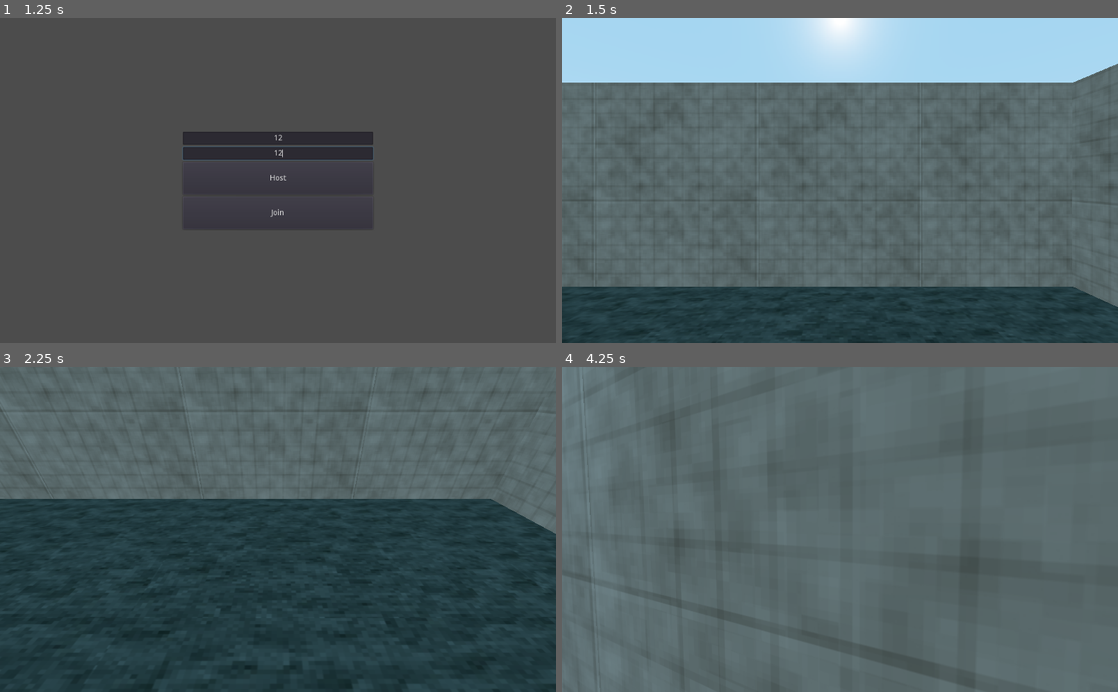
Above: before the commit, frames 1-4 (two rows, left to right).
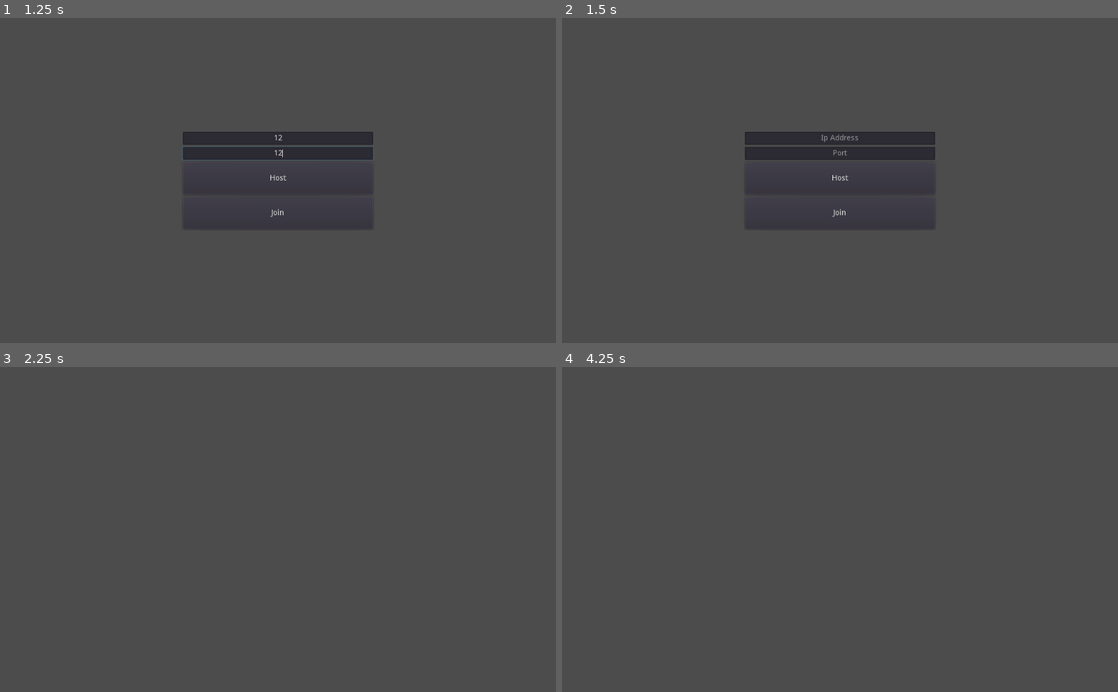
Above: after the commit, the same moments.

Repository: Xwilarg/EscapeTheCrunch
Game: Godot game, scene res://Resources/Scenes/FPSController.tscn
Two runs of this game, one before a commit and one after it. Both use one fixed random seed, a clock stepped at 60 frames per second and the inputs below.
Inputs (mouse positions are in pixels of both pictures, inside the frame that each line leads up to):
- Up to frame 1 (1.25 s): click (278, 138) at 0.52 s; type "12" at 0.6 s; click (278, 154) at 0.75 s; type "12" at 0.83 s
- Up to frame 2 (1.5 s): click "Host" at 1.25 s
- Up to frame 3 (2.25 s): click (278, 562) at 2 s, where only the run after the commit has a clickable "Join"
- Up to frame 4 (4.25 s): tap Enter at 2.75 s; move the mouse to (867, 529) at 2.77 s; hold E (action) 2.78-3.53 s; hold W (move_forward) from 2.78 s (still down); move the mouse to (812, 529) at 3.52 s; tap E (action) at 3.6 s

Frame 1 is identical in both runs. In frame 2, 90% of the frame differs, in the area x 0-100%, y 0-100%; in frame 3, 91%; in frame 4, 85%.

Commit message:
network bug ?

Diff:
--- a/Resources/Network/Network.gd
+++ b/Resources/Network/Network.gd
@@ -36,7 +36,7 @@
 func spawn_boss(nom) -> void:
 	var rng = RandomNumberGenerator.new()
 	rng.randomize()
-	var spawns = get_node("/root/FPSController/Navigation/Spawns").get_children()
+	var spawns = get_node("/root/FPSController/Navigation/Spawns_boss").get_children()
 	var pl = load("res://Resources/Scenes/Boss.tscn")
 	var nb = rng.randi_range(0, spawns.size() - 1)
 	var instance = pl.instance()
@@ -44,16 +44,61 @@
 	instance.translation = spawns[nb].translation;
 	get_node("/root/FPSController/Navigation/").add_child(instance);
 
+remote func show_badge(nom) -> void:
+	var tmp = get_node_or_null("/root/FPSController/Navigation/" + nom);
+	if tmp && tmp != playerID:
+		tmp.badge.show();
+	pass
+
+remote func hide_badge(nom) -> void:
+	var tmp = get_node_or_null("/root/FPSController/Navigation/" + nom);
+	if tmp && tmp != playerID:
+		tmp.badge.hide();
+	pass
+
+remote func take_badge(nom) -> void:
+	if server == null:
+		rpc_id(1, "take_badge", playerID);
+	else:
+		var tmp = get_node_or_null("/root/FPSController/Navigation/Safe");
+		if tmp:
+			tmp.free();
+		rpc("show_badge", nom);
+	pass
+
+func drop_badge(nom) -> void:
+	if server == null:
+		rpc_id(1, "drop_badge", playerID);
+	else:
+		rpc("hide_badge", nom);
+		spawn_badge("Safe");
+	pass
+
+func spawn_badge(nom) -> void:
+	var rng = RandomNumberGenerator.new()
+	rng.randomize()
+	var spawns = get_node("/root/FPSController/Navigation/Spawns_badge").get_children()
+	var pl = load("res://Resources/Scenes/Safe.tscn")
+	var nb = rng.randi_range(0, spawns.size() - 1)
+	var instance = pl.instance()
+	instance.name = nom;
+	instance.translation = spawns[nb].translation;
+	get_node("/root/FPSController/Navigation/").add_child(instance);
+
+func who_is_this(nom):
+	var id = -1;
+	for _x in peers:
+			if str(_x) in nom:
+				id = _x;
+	return id;
+
 func move_entity(nom, pos) -> void:
 	if "Server" in nom || "Boss" in nom:
 		var tmp = get_node_or_null("/root/FPSController/Navigation/" + nom);
 		if tmp:
 			tmp.translation = pos;
 	else:
-		var id = -1;
-		for _x in peers:
-			if str(_x) in nom:
-				id = _x;
+		var id = who_is_this(nom);
 		if id != -1:
 			rpc_id(id, "p_teleport", pos)
 
@@ -70,6 +115,7 @@
 	playerID = "PlayerServer"
 	spawn_player(playerID);
 	spawn_boss("Boss 1");
+	spawn_badge("Safe");
 	var timer = get_node("/root/FPSController/Timer");
 	timer.set_wait_time(0.05);
 	timer.connect("timeout", get_node("/root/FPSController/Navigation/"), "_refresh_game");
--- a/Resources/Network/NetworkSetup.gd
+++ b/Resources/Network/NetworkSetup.gd
@@ -12,6 +12,7 @@
 
 func _on_Host_pressed():
 	Network.create_server();
+	print(Network.server);
 	hide();
 
 
--- a/Resources/Player/Dummy/PlayerDummy.tscn
+++ b/Resources/Player/Dummy/PlayerDummy.tscn
@@ -1,7 +1,8 @@
-[gd_scene load_steps=6 format=2]
+[gd_scene load_steps=7 format=2]
 
 [ext_resource path="res://Resources/Player/main_character_rigged_1.glb" type="PackedScene" id=1]
 [ext_resource path="res://Resources/Player/Dummy/PlayerDummy.gd" type="Script" id=2]
+[ext_resource path="res://Resources/Assets/Props/SM_Badge.glb" type="PackedScene" id=3]
 
 [sub_resource type="CylinderShape" id=6]
 
@@ -32,4 +33,7 @@
 
 [node name="RayCast" type="RayCast" parent="."]
 
+[node name="badge" parent="." instance=ExtResource( 3 )]
+transform = Transform( 0.972873, 0.0155816, 0.230815, 0.23134, -0.0655265, -0.970664, 0, 0.997729, -0.0673536, 0, 1.93234, 0 )
+
 [editable path="main_character_rigged_1"]
--- a/Resources/Scenes/Boss.gd
+++ b/Resources/Scenes/Boss.gd
@@ -62,6 +62,7 @@
 		target = result.collider.translation;
 		if global_transform.origin.distance_to(result.collider.global_transform.origin) < 1.1:
 			Network.move_entity(result.collider.name, jail.translation);
+			result.collider.lose_badge();
 
 func set_target():
 	patrol();
--- a/Resources/Scenes/Door.gd
+++ b/Resources/Scenes/Door.gd
@@ -6,19 +6,19 @@
 var safePrefab: Object
 var currObj: Object
 
-func _ready():
-	rng = RandomNumberGenerator.new()
-	rng.randomize()
-	nodes = get_node("../Spawns").get_children()
-	indexes = range(nodes.size())
-	safePrefab = load("res://Resources//Scenes/Safe.tscn")
-	currObj = safePrefab.instance()
-	var prevNode = get_node("../../../..")
-	prevNode.add_child(currObj);
-	respawn()
+#func _ready():
+#	rng = RandomNumberGenerator.new()
+#	rng.randomize()
+#	nodes = get_node("../Spawns").get_children()
+#	indexes = range(nodes.size())
+#	safePrefab = load("res://Resources//Scenes/Safe.tscn")
+#	currObj = safePrefab.instance()
+#	var prevNode = get_node("../../../..")
+#	prevNode.add_child(currObj);
+#	respawn()
 
-func respawn():
-	var nb = rng.randi_range(0, indexes.size() - 1)
-	var value = indexes[nb]
-	currObj.translation = nodes[nb].translation
-	currObj.show()
+#func respawn():
+#	var nb = rng.randi_range(0, indexes.size() - 1)
+#	var value = indexes[nb]
+#	currObj.translation = nodes[nb].translation
+#	currObj.show()
--- a/Resources/Scenes/FPSController.tscn
+++ b/Resources/Scenes/FPSController.tscn
@@ -64,6 +64,34 @@
 [node name="Spawn 4" type="Spatial" parent="Navigation/Spawns"]
 transform = Transform( 1, 0, 0, 0, 1, 0, 0, 0, 1, 3, 0, -3 )
 
+[node name="Spawns_boss" type="Spatial" parent="Navigation"]
+
+[node name="Spawn 1" type="Spatial" parent="Navigation/Spawns_boss"]
+transform = Transform( 1, 0, 0, 0, 1, 0, 0, 0, 1, -0.651202, 0, -25.352 )
+
+[node name="Spawn 2" type="Spatial" parent="Navigation/Spawns_boss"]
+transform = Transform( 1, 0, 0, 0, 1, 0, 0, 0, 1, 20.3605, 0, -20.4449 )
+
+[node name="Spawn 3" type="Spatial" parent="Navigation/Spawns_boss"]
+transform = Transform( 1, 0, 0, 0, 1, 0, 0, 0, 1, 19.4292, 0, -1.80443 )
+
+[node name="Spawn 4" type="Spatial" parent="Navigation/Spawns_boss"]
+transform = Transform( 1, 0, 0, 0, 1, 0, 0, 0, 1, -19.5627, 0, -29.1991 )
+
+[node name="Spawns_badge" type="Spatial" parent="Navigation"]
+
+[node name="Spawn 1" type="Spatial" parent="Navigation/Spawns_badge"]
+transform = Transform( 1, 0, 0, 0, 1, 0, 0, 0, 1, 4.72089, 1.65432, -28.9214 )
+
+[node name="Spawn 2" type="Spatial" parent="Navigation/Spawns_badge"]
+transform = Transform( 1, 0, 0, 0, 1, 0, 0, 0, 1, 23.0587, 1.65432, -23.1499 )
+
+[node name="Spawn 3" type="Spatial" parent="Navigation/Spawns_badge"]
+transform = Transform( 1, 0, 0, 0, 1, 0, 0, 0, 1, 39.7273, 1.65432, -31.7051 )
+
+[node name="Spawn 4" type="Spatial" parent="Navigation/Spawns_badge"]
+transform = Transform( 1, 0, 0, 0, 1, 0, 0, 0, 1, -15.7955, 1.65432, -31.5597 )
+
 [node name="NetworkSetup" parent="." instance=ExtResource( 1 )]
 
 [node name="Timer" type="Timer" parent="."]
--- a/Resources/Scenes/PlayerController.gd
+++ b/Resources/Scenes/PlayerController.gd
@@ -11,7 +11,7 @@
 var label: Object
 var safeTarget: Object
 var id = 1
-var currentKey: Object = null
+var currentKey: bool = false;
 
 var bgmCalm: Object
 var bgmChase: Object
@@ -43,11 +43,16 @@
 	if event is InputEventMouseMotion:
 		rotate_y(deg2rad(event.relative.x * xSens))
 		$Camera.rotate_x(deg2rad(event.relative.y * xSens))
-	if Input.is_action_pressed("action") and safeTarget != null and currentKey == null:
-		currentKey = safeTarget
-		safeTarget.hide()
+	if Input.is_action_pressed("action") and safeTarget != null and currentKey == false:
+		currentKey = true;
+		Network.take_badge(Network.playerID);
 		label.hide()
 		safeTarget = null
+
+func lose_badge():
+	if currentKey:
+		currentKey = false;
+		Network.drop_badge(Network.playerID);
 
 func _physics_process(delta):
 	label.hide()
--- a/Resources/Scenes/Safe.tscn
+++ b/Resources/Scenes/Safe.tscn
@@ -1,15 +1,10 @@
-[gd_scene load_steps=5 format=2]
+[gd_scene load_steps=4 format=2]
 
 [ext_resource path="res://Resources/Scenes/Objective.gd" type="Script" id=1]
+[ext_resource path="res://Resources/Assets/Props/SM_Badge.glb" type="PackedScene" id=2]
 
 [sub_resource type="BoxShape" id=5]
 extents = Vector3( 0.25, 0.25, 0.25 )
-
-[sub_resource type="CubeMesh" id=6]
-size = Vector3( 0.5, 0.5, 0.5 )
-
-[sub_resource type="SpatialMaterial" id=7]
-albedo_color = Color( 1, 0, 0, 1 )
 
 [node name="Safe" type="KinematicBody"]
 script = ExtResource( 1 )
@@ -17,6 +12,5 @@
 [node name="CollisionShape" type="CollisionShape" parent="."]
 shape = SubResource( 5 )
 
-[node name="MeshInstance" type="MeshInstance" parent="CollisionShape"]
-mesh = SubResource( 6 )
-material/0 = SubResource( 7 )
+[node name="SM_Badge" parent="." instance=ExtResource( 2 )]
+transform = Transform( 0.876214, 2.10655e-08, 0.481922, 0.481922, -3.83005e-08, -0.876214, 0, 1, -4.37114e-08, 0, 0, 0 )
--- a/Resources/World.gd
+++ b/Resources/World.gd
@@ -13,6 +13,7 @@
 
 var PlayD = preload("res://Resources/Player/Dummy/PlayerDummy.tscn");
 var BossD = preload("res://Resources/Boss/Dummy/BossDummy.tscn");
+var Badge = preload("res://Resources/Scenes/Safe.tscn");
 
 func create_entity(UInfo):
 	var Instance;
@@ -20,6 +21,8 @@
 		Instance = PlayD.instance();
 	elif UInfo["type"] == "Boss":
 		Instance = BossD.instance();
+	elif UInfo["type"] == "Safe":
+		Instance = Badge.instance();
 	else:
 		pass
 	Instance.name = UInfo["name"];
@@ -36,6 +39,8 @@
 		packet["type"] = "Player";
 	elif "Boss" in obj.get_name():
 		packet["type"] = "Boss";
+	elif "Safe" in obj.get_name():
+		packet["type"] = "Safe";
 	else:
 		packet["type"] = "terrain";
 	packet["pos"] = obj.translation;
